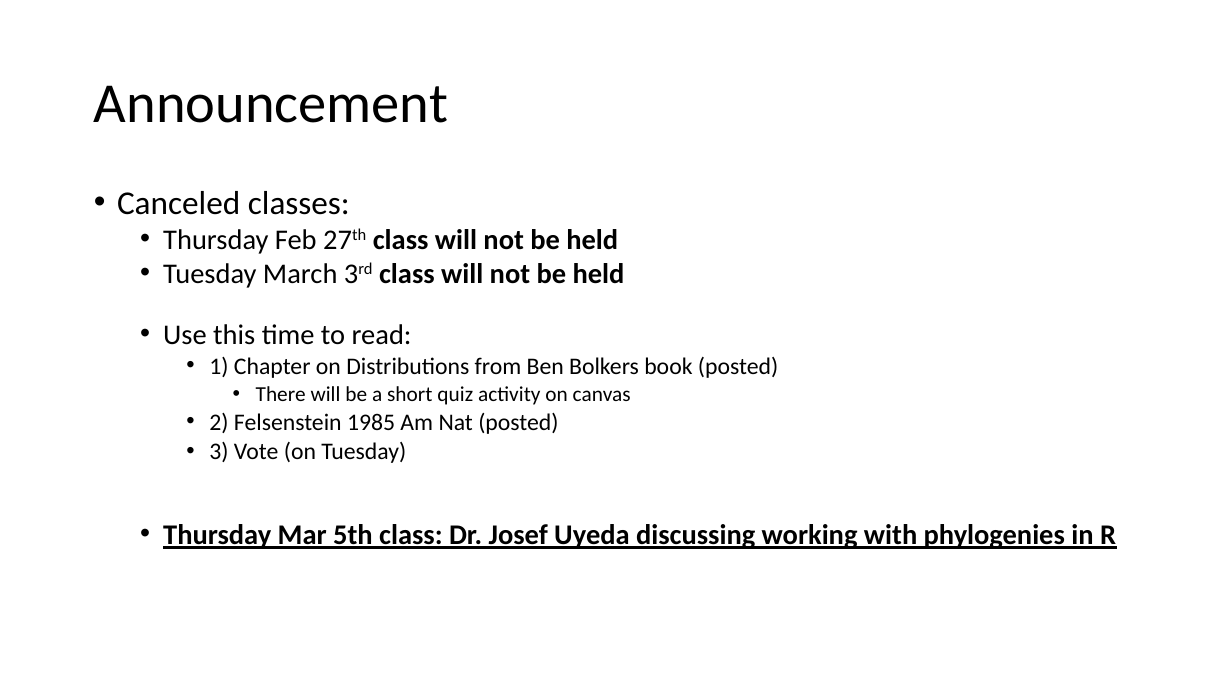
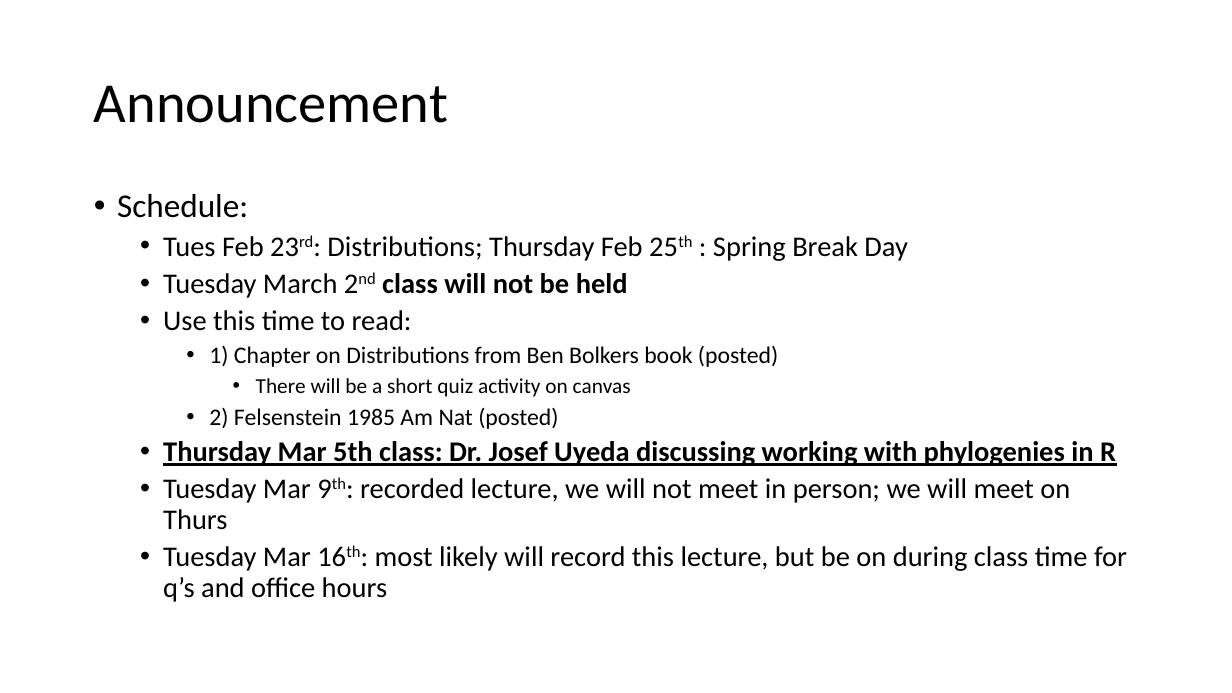
Before and after one commit to VTQuantMethodsEEB/klangwig, a slide deck: slide 2 of lectures/week_5_tests/le_5_tests.pptx. Drawn at 1232x693 pixels with LibreOffice and Linux fonts; fonts in the diff are those of the drawing. Boxes give left, top, right and bottom in pixels: in the first picture for what was removed or moved away, otherwise in the second. Text is boxed around its words. In the diff, an @@ line names an element or a change of style, - is before the commit and + after.

```diff
--- a/lectures/week_5_tests/le_5_tests.pptx
+++ b/lectures/week_5_tests/le_5_tests.pptx
@@ text at [117, 194, 907, 298]: text changed @@
-• Canceled classes:
-  • Thursday Feb 27th class will not be held
-  • Tuesday March 3rd class will not be held
+• Schedule:
+  • Tues Feb 23rd: Distributions; Thursday Feb 25th : Spring Break Day
+  • Tuesday March 2nd class will not be held
@@ text at [163, 310, 1116, 466]: line spacing 0.8 to 0.9 @@
@@ text at [209, 442, 406, 463]: paragraph removed @@
-    • 3) Vote (on Tuesday)
@@ text at [163, 478, 1127, 602]: paragraphs added @@
+  • Tuesday Mar 9th: recorded lecture, we will not meet in person; we will meet on Thurs
+  • Tuesday Mar 16th: most likely will record this lecture, but be on during class time for q’s and office hours
```
Also in this commit, not shown: 3 other files.
